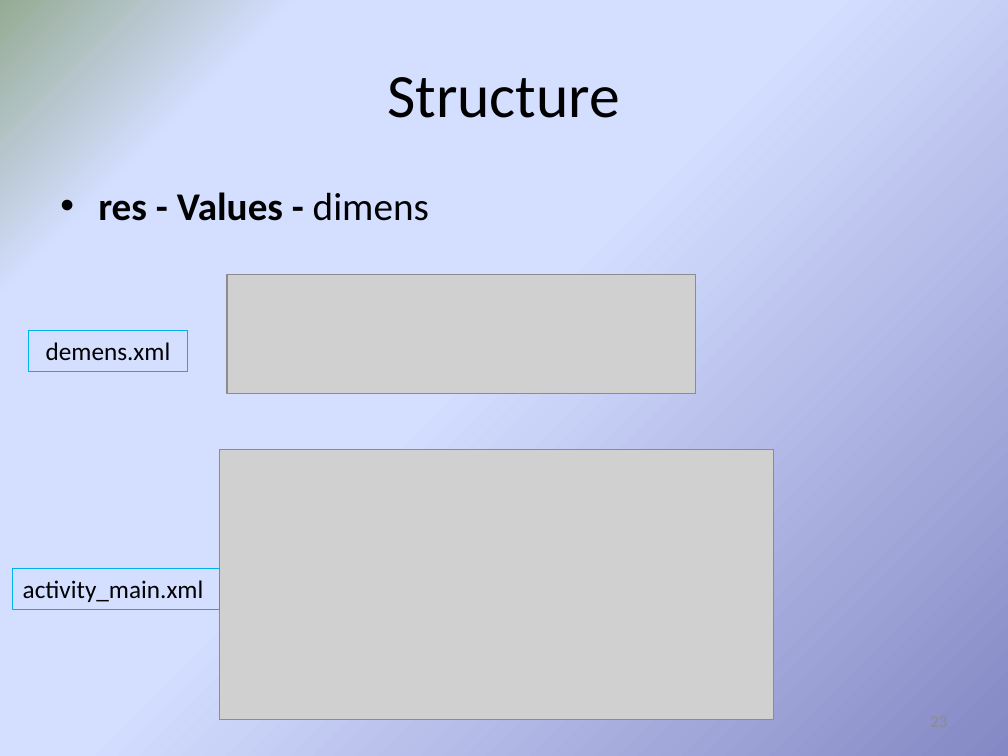
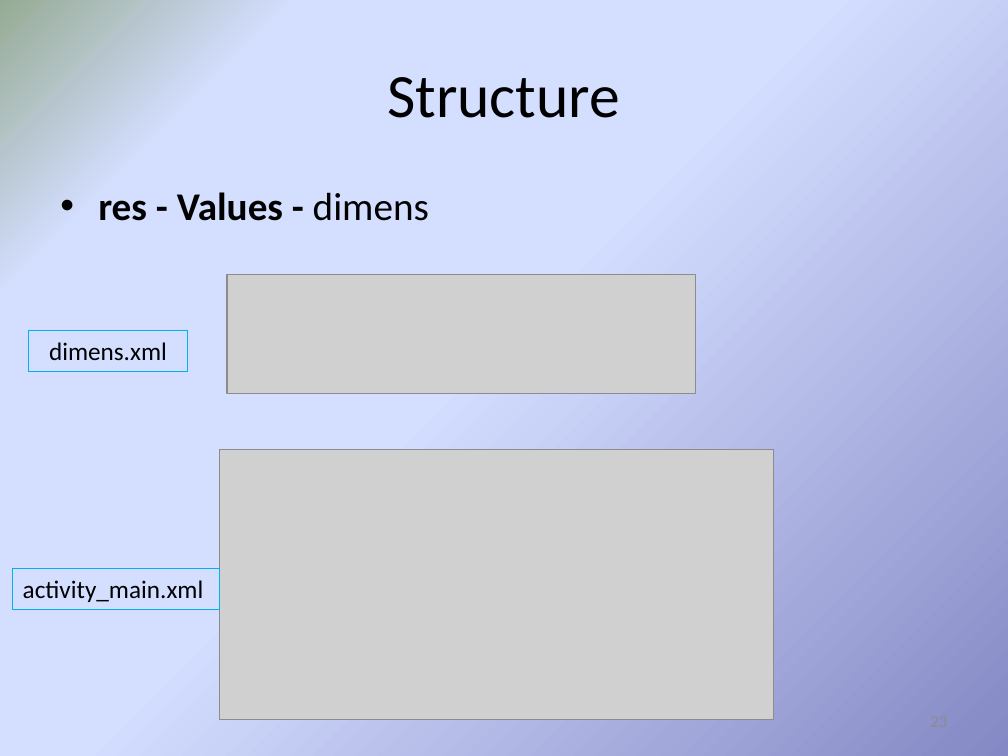
Before and after one commit to hs9021401/FIT_Android, a slide deck: slide 23 of The introduction of Android_2015_02_17.pptx. Drawn at 1008x756 pixels with LibreOffice and Linux fonts; fonts in the diff are those of the drawing; grey boxes stand for pictures. Boxes give left, top, right and bottom in pixels: in the first picture for what was removed or moved away, otherwise in the second. Text is boxed around its words. In the diff, an @@ line names an element or a change of style, - is before the commit and + after.

```diff
--- a/The introduction of Android_2015_02_17.pptx
+++ b/The introduction of Android_2015_02_17.pptx
@@ text in rectangle at box(49, 342, 167, 361): text changed @@
-demens.xml
+dimens.xml
```
Also in this commit, not shown: 1 other slide changed.
